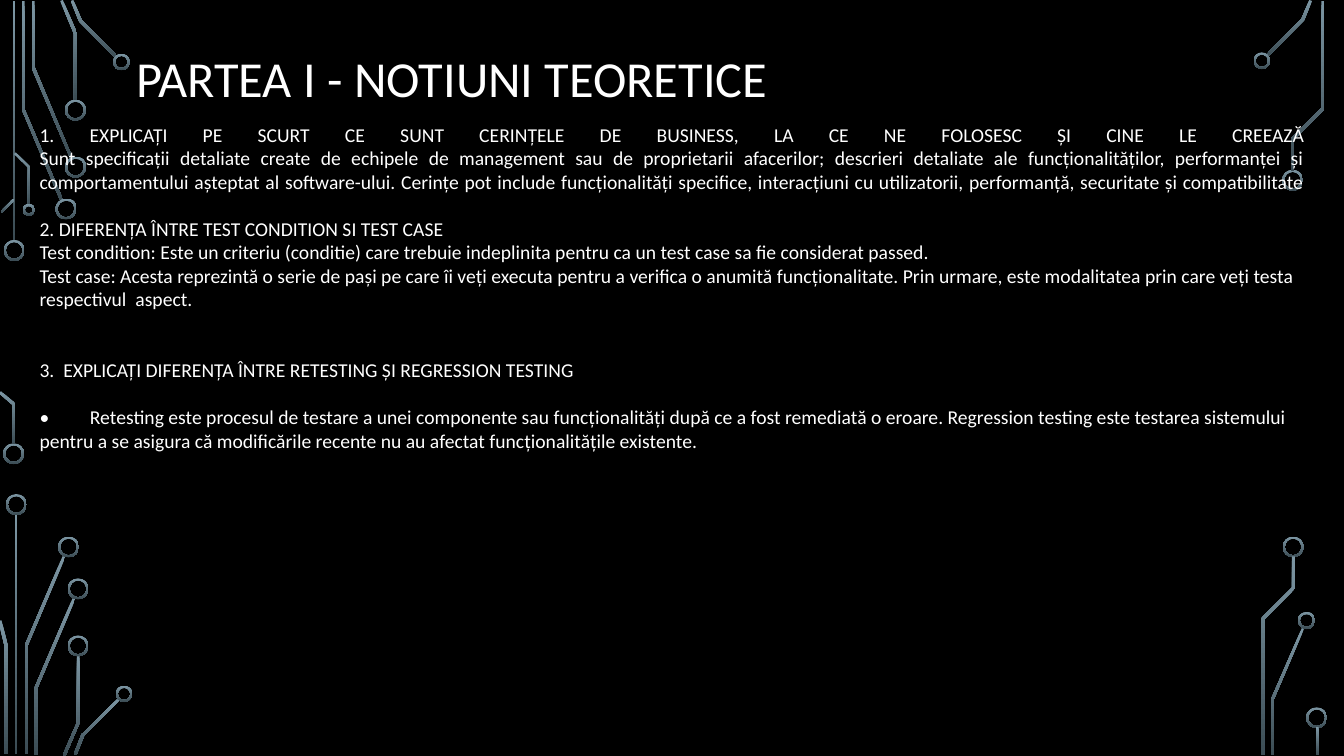
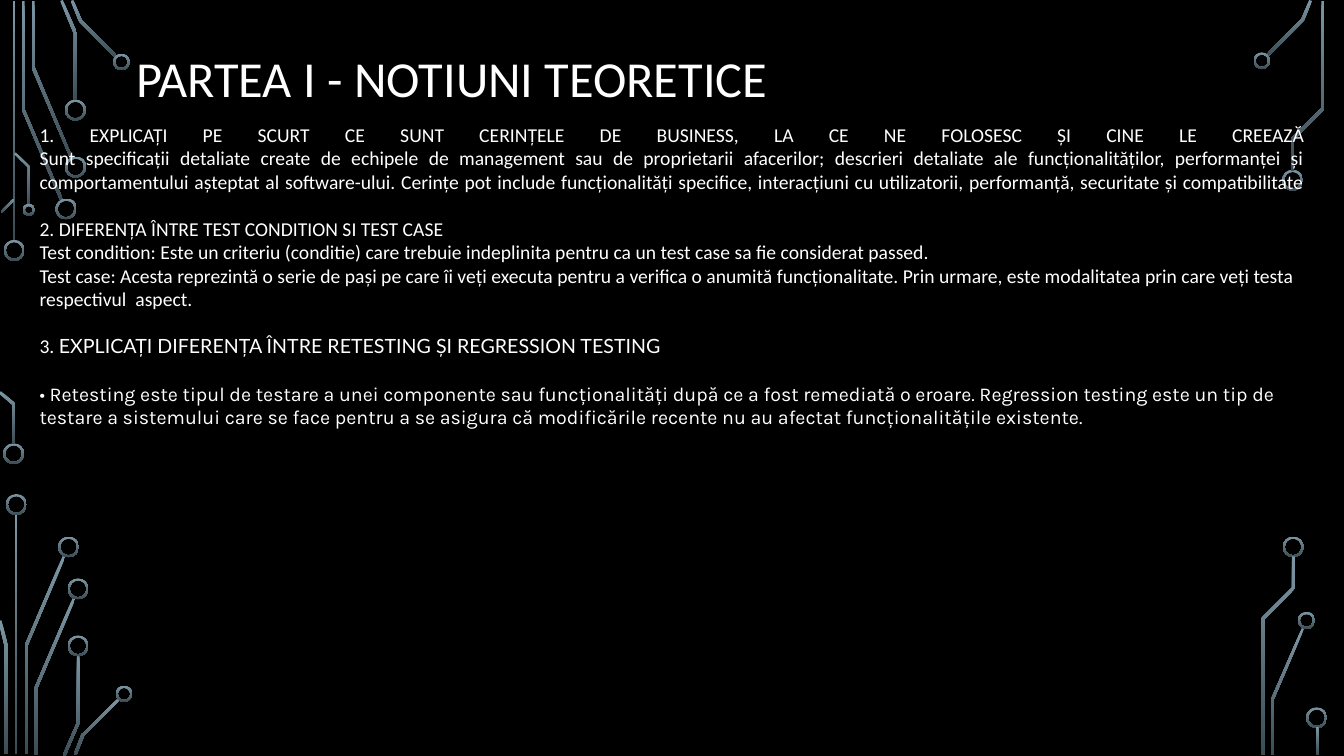
Before and after one commit to Flavius878/ProiectExamen_2024, a slide deck: slide 2 of PROIECT FINAL Examen Septembrie 2024 Postman V4.pptx. Drawn at 1344x756 pixels with LibreOffice and Linux fonts; fonts in the diff are those of the drawing; background and template pictures are left out. Boxes give left, top, right and bottom in pixels: in the first picture for what was removed or moved away, otherwise in the second. Text is boxed around its words. In the diff, an @@ line names an element or a change of style, - is before the commit and + after.

```diff
--- a/PROIECT FINAL Examen Septembrie 2024 Postman V4.pptx
+++ b/PROIECT FINAL Examen Septembrie 2024 Postman V4.pptx
@@ text at bbox=[40, 269, 1293, 429]: text changed; font Calibri to Karla @@
-Test case: Acesta reprezintă o serie de pași pe care îi veți executa pentru a verifica o anumită funcționalitate. Prin urmare, este modalitatea prin care veți testa respectivul aspect.
-3. EXPLICAȚI DIFERENȚA ÎNTRE RETESTING ȘI REGRESSION TESTING
-• Retesting este procesul de testare a unei componente sau funcționalități după ce a fost remediată o eroare. Regression testing este testarea sistemului pentru a se asigura că modificările recente nu au afectat funcționalitățile existente.
+Test case: Acesta reprezintă o serie de pași pe care îi veți executa pentru a verifica o anumită funcționalitate. Prin urmare, este modalitatea prin care veți testa respectivul aspect.
+3. EXPLICAȚI DIFERENȚA ÎNTRE RETESTING ȘI REGRESSION TESTING
+• Retesting este tipul de testare a unei componente sau funcționalități după ce a fost remediată o eroare. Regression testing este un tip de testare a sistemului care se face pentru a se asigura că modificările recente nu au afectat funcționalitățile existente.
```
Also in this commit, not shown: 1 other file.
